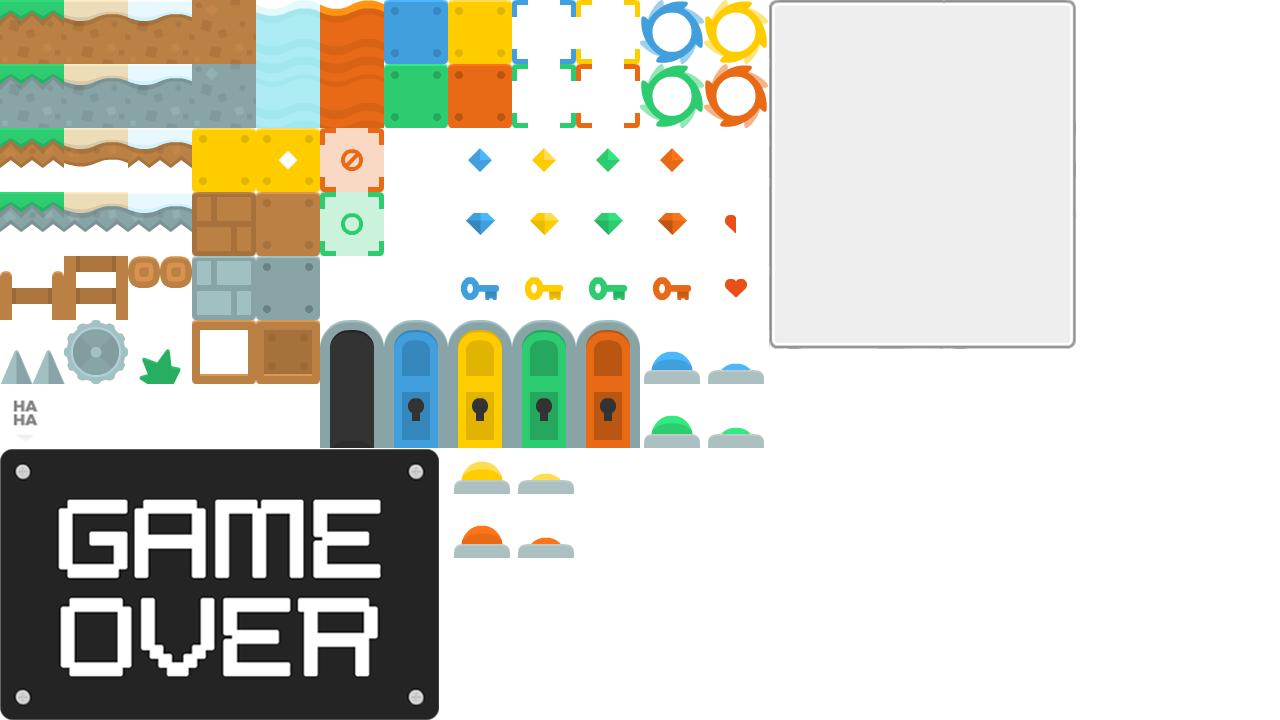
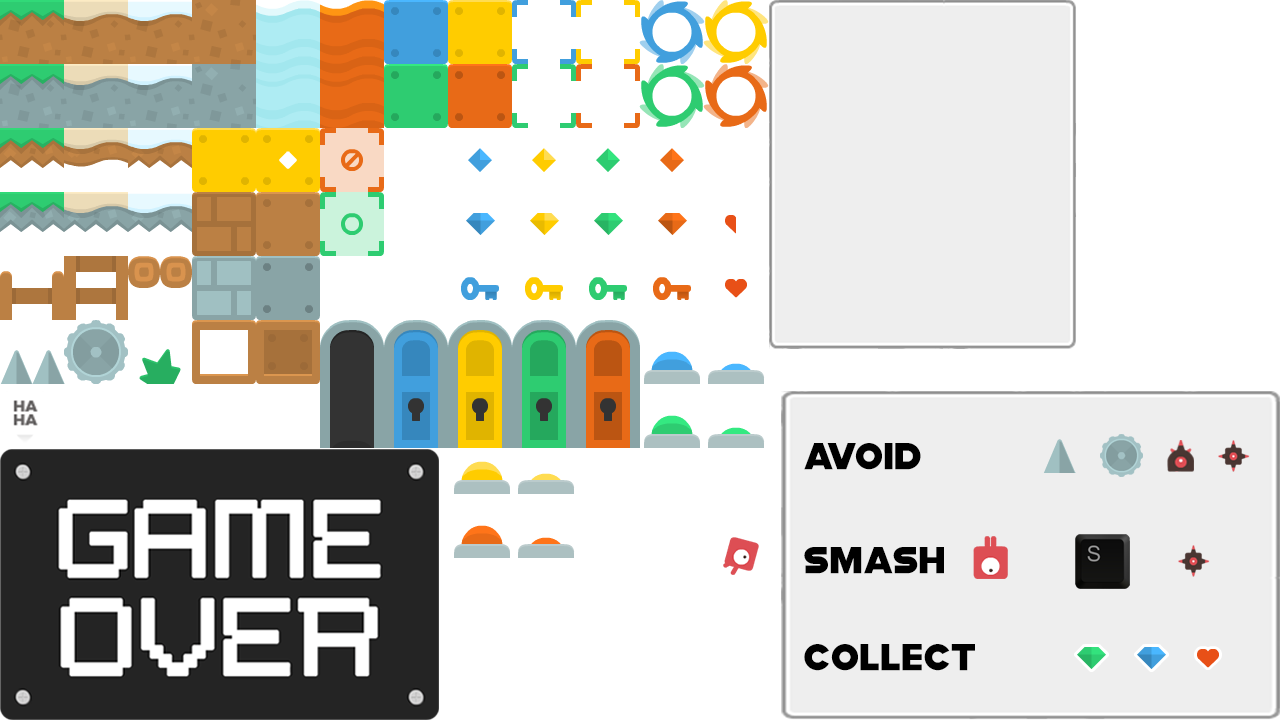
Revision of a layered 1280px x 720px image; what changed, layer by layer:
added layer "s" above "bombaoberta copia" over [1075, 534, 1130, 589]
added layer "bombaoberta copia" above "bombaoberta" over [1178, 545, 1210, 577]
added layer "bombaoberta" above "plano con pincho" over [1218, 440, 1250, 472]
added layer "plano con pincho" above "Collect" over [1167, 440, 1194, 472]
added layer "Collect" above "spritesheet_players_30" over [804, 644, 975, 671]
added layer "spritesheet_players_30" above "smash" over [973, 536, 1008, 579]
added layer "smash" above "Avoid" over [804, 547, 944, 574]
added layer "Avoid" above "Capa 5" over [804, 443, 921, 470]
added layer "Capa 5" above "Capa 6" over [1100, 434, 1143, 477]
added layer "Capa 6" above "Capa 7" over [1043, 439, 1076, 473]
added layer "Capa 7" above "Capa 8" over [1074, 644, 1109, 672]
added layer "Capa 8" above "Capa 9" over [1134, 644, 1169, 672]
added layer "Capa 9" above "Capa 1" over [1194, 646, 1222, 670]
added layer "spritesheet_players_34" above "Capa 4 copia" over [723, 537, 759, 575]
added layer "Capa 4 copia" above "Capa 4" over [781, 391, 1280, 720]
"emote_laugh": opacity 60% → 75% over [13, 400, 38, 439]
